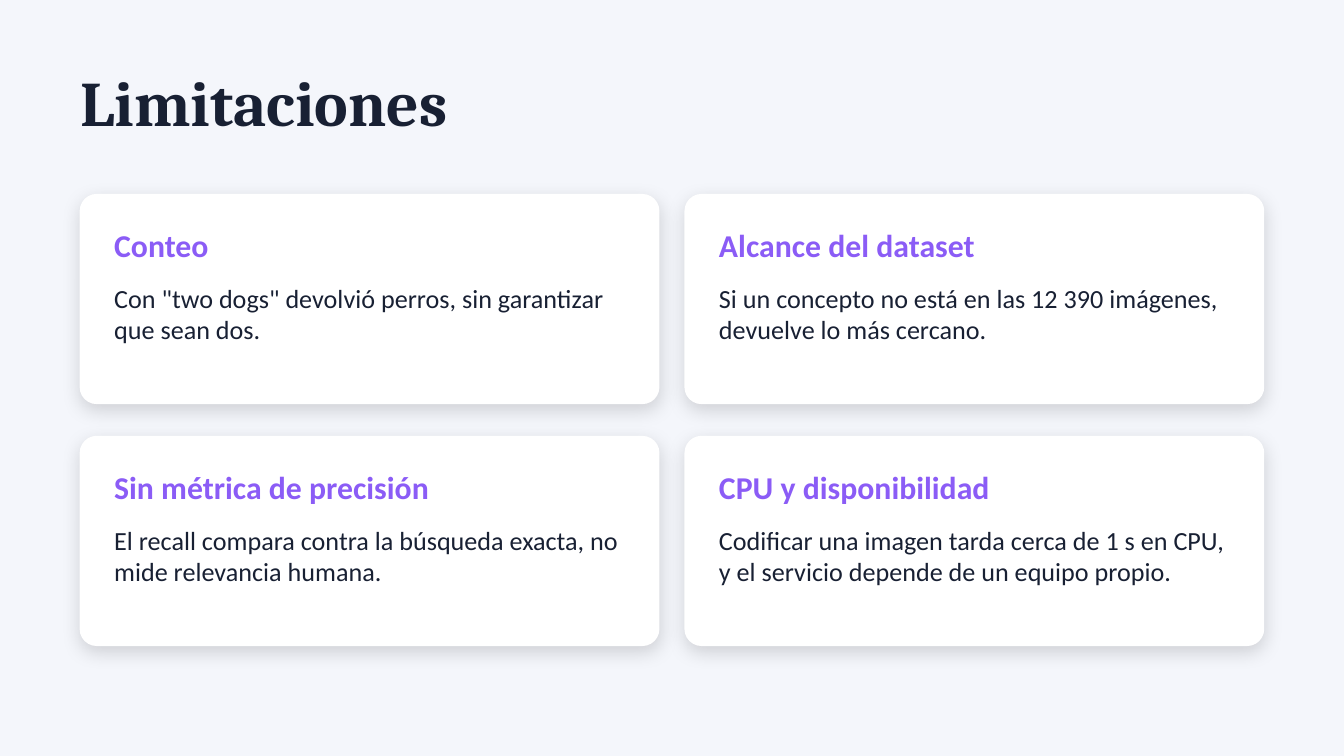
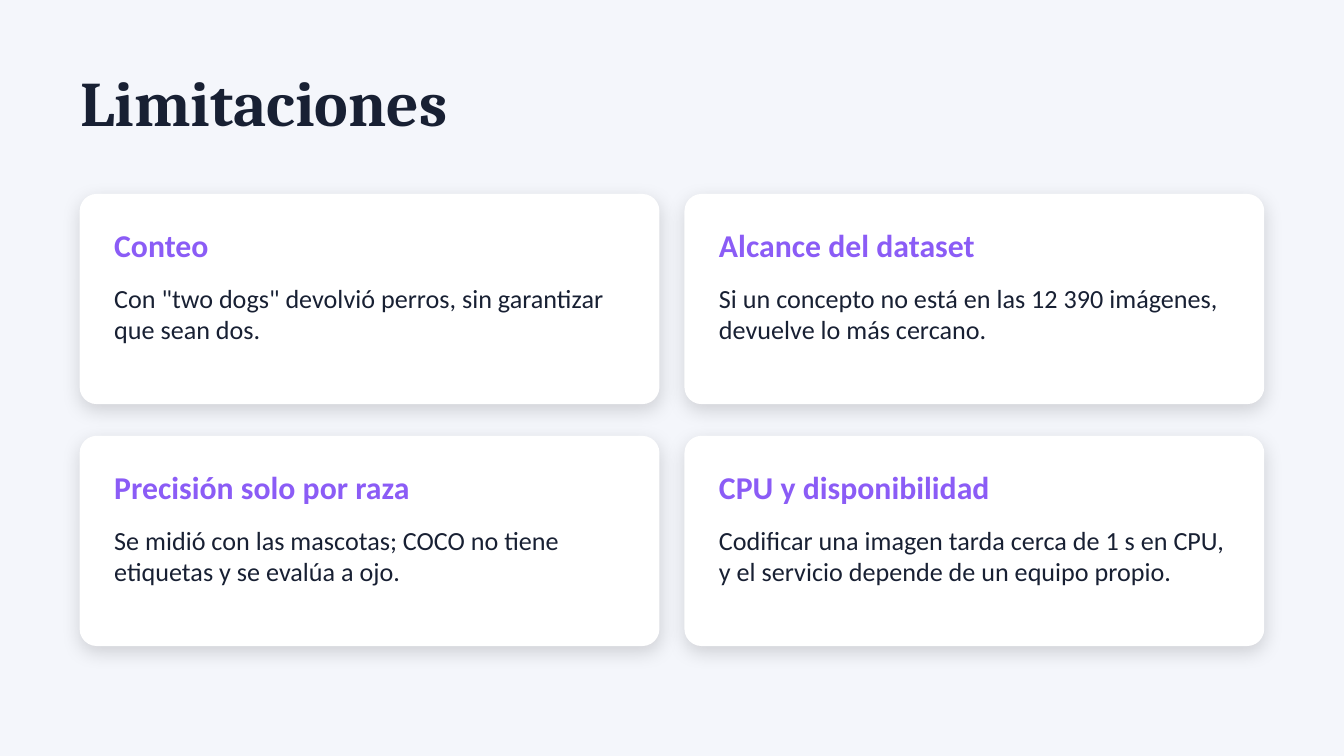
Before and after one commit to josemaames/PRESENTACI-N-FINAL---B-SQUEDA-MULTIMODAL-DE-IM-GENES, a slide deck: slide 19 of presentacion.pptx (slide 15 before the commit). Drawn at 1344x756 pixels with LibreOffice and Linux fonts; fonts in the diff are those of the drawing. Boxes give left, top, right and bottom in pixels: in the first picture for what was removed or moved away, otherwise in the second. Text is boxed around its words. In the diff, an @@ line names an element or a change of style, - is before the commit and + after.

```diff
--- a/presentacion.pptx
+++ b/presentacion.pptx
@@ text at [114, 476, 409, 504]: text changed @@
-Sin métrica de precisión
+Precisión solo por raza
@@ text at [114, 532, 558, 586]: text changed @@
-El recall compara contra la búsqueda exacta, no mide relevancia humana.
+Se midió con las mascotas; COCO no tiene etiquetas y se evalúa a ojo.
```
Also in this commit, not shown: 2 other slides changed, 4 slides added, 9 other files.
